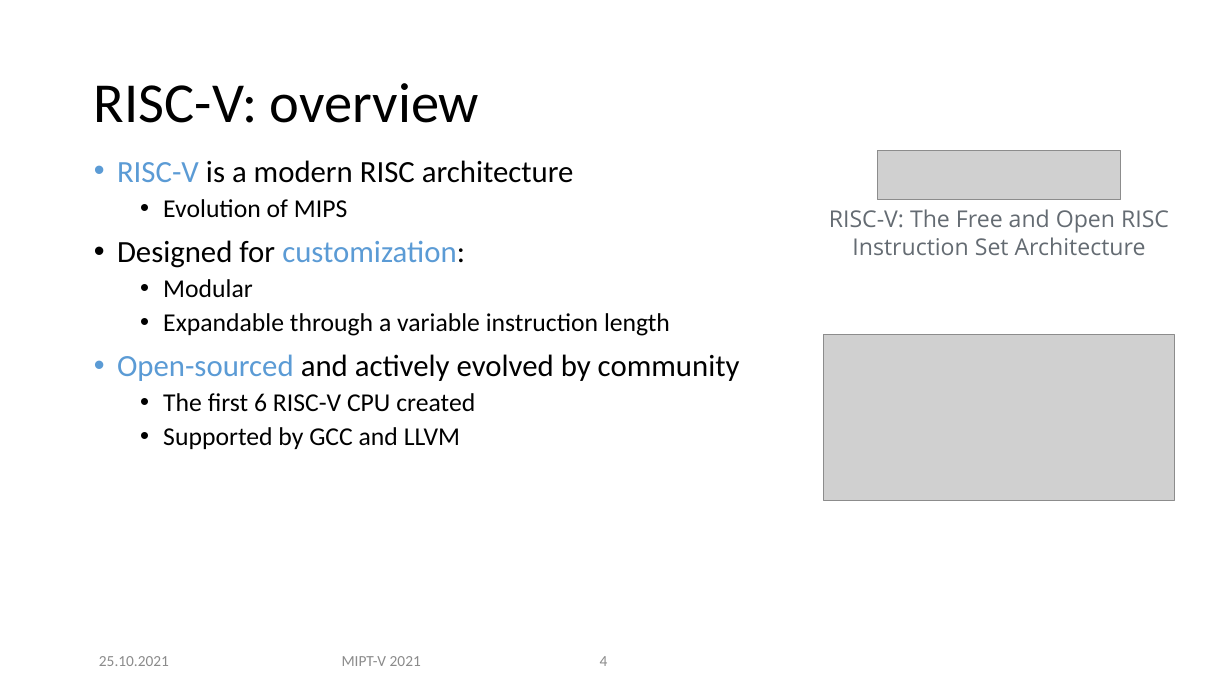
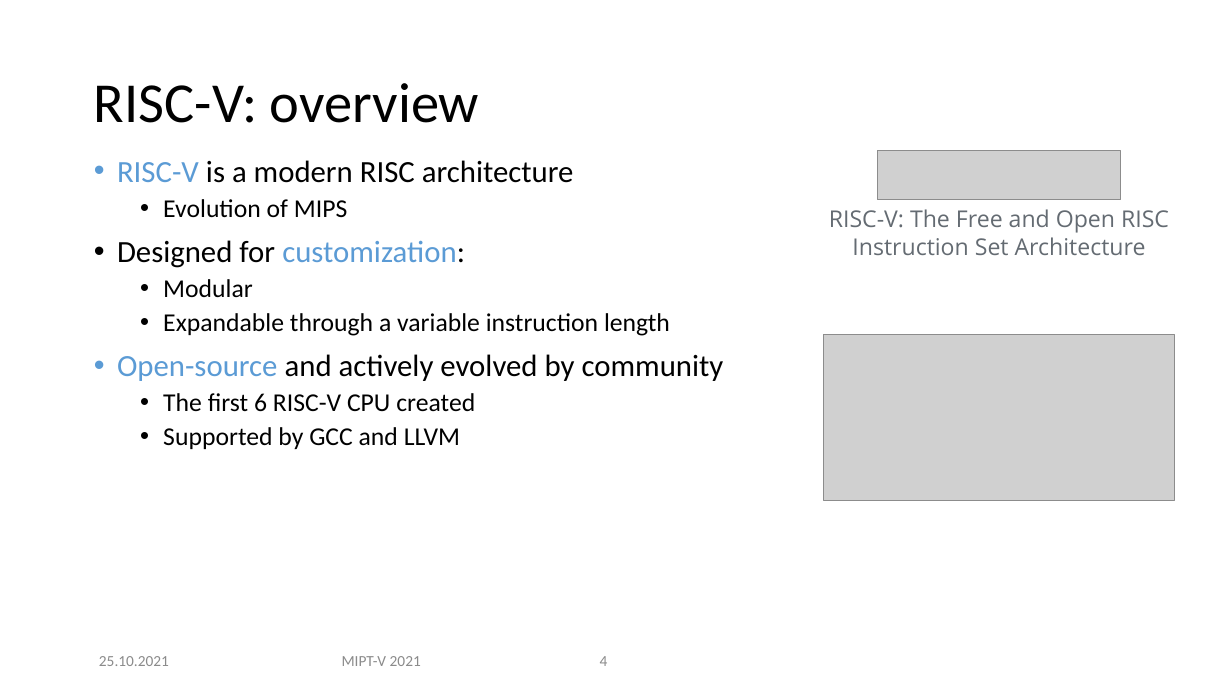
Before and after one commit to MIPT-ILab/ca-lectures, a slide deck: slide 4 of mipt-mips/2021/10_Lecture8-RISC-V_ISA.pptx. Drawn at 1232x693 pixels with LibreOffice and Linux fonts; fonts in the diff are those of the drawing; grey boxes stand for pictures; background and template pictures are left out. Boxes give left, top, right and bottom in pixels: in the first picture for what was removed or moved away, otherwise in the second. Text is boxed around its words. In the diff, an @@ line names an element or a change of style, - is before the commit and + after.

```diff
--- a/mipt-mips/2021/10_Lecture8-RISC-V_ISA.pptx
+++ b/mipt-mips/2021/10_Lecture8-RISC-V_ISA.pptx
@@ text at <box>117,354,724,381</box>: text changed @@
-• Open-sourced and actively evolved by community
+• Open-source and actively evolved by community
```
Also in this commit, not shown: 1 other slide changed.
